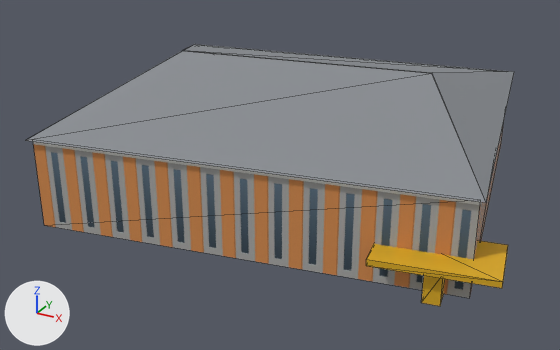
The glTF model public/models/fengyun_juchang.glb, before and after one commit.
Before and after are seen from a 50 mm camera at (47.3, -91.9, 45.9) aimed at (-0.8, -4.6, 2.2). Every picture has the same lights, and +X, +Y and +Z are marked at lower left. The older version comes first. Mesh edges are drawn as thin lines. Vertices at exactly the same position are counted once.

The older version as bpy lines, for what is in view:
```python
me_风云剧场 = bpy.data.meshes.new('风云剧场')
me_风云剧场.from_pydata(...)  # 32 vertices, 38 faces; spans x -31.4..34.5, y -29.5..29.5, z 0.0..17.6
# faces by material slot: [8, 2, 8, 20]
me_风云剧场.materials.append(mat_theater)
me_风云剧场.materials.append(mat_roof_flat)  # grey #b9bbb7
me_风云剧场.materials.append(mat_roof_gray)  # grey #8f9398
me_风云剧场.materials.append(mat_yellow)  # yellow #e6b422
ob_风云剧场 = bpy.data.objects.new('风云剧场', me_风云剧场)
ob_风云剧场.location = (0.0, 0.0, 0.0)
```
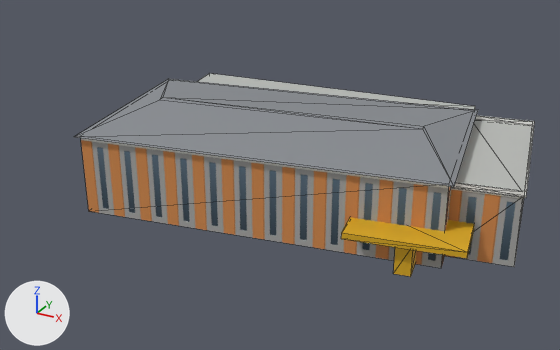
What differs and where, as boxes (x1, y1, x2, y2) in the pictures (560 x 350 px; the box of a moved part takes in the faces that stretch with it):
'风云剧场', reshaped (22% shorter): before (25, 44, 514, 306); after (75, 73, 535, 277)
part 1 of me_风云剧场, moved or reshaped: before (366, 241, 508, 288); after (341, 217, 475, 258)
part 2 of me_风云剧场, moved or reshaped: before (422, 275, 445, 306); after (393, 247, 416, 277)
part 3 of me_风云剧场, rebuilt: before (33, 51, 504, 298); after (81, 138, 451, 268)
part 4 of me_风云剧场, added: after (451, 115, 535, 198)
part 5 of me_风云剧场, cut back: before (25, 44, 514, 203); after (75, 73, 532, 267)

The change in detail:
Material 'white' (mat_white) is new.
Its base color is (0.888, 0.888, 0.855) (white #f2f2ee).
Its roughness is 0.8.
me_风云剧场 is used by ob_风云剧场; location (0.0, 0.0, 0.0).
me_风云剧场 had 32 vertices, 38 faces and spanned x -31.4..34.5, y -29.5..29.5, z 0.0..17.6.
me_风云剧场 now has 68 vertices, 88 faces and spans x -25.1..33.6, y -23.6..18.7, z 0.0..12.2.
me_风云剧场 part 1: the loose piece of 8 vertices spanning x 19.3..34.5, y -24.7..-14.4, z 4.0..4.8 is moved by (-4.8, 4.2, 0.0).
me_风云剧场 part 2: the loose piece of 8 vertices spanning x 25.6..28.4, y -22.7..-17.4, z 0.0..4.0 is moved by (-4.8, 4.2, 0.0).
me_风云剧场 part 3: the loose piece of 8 vertices spanning x -30.7..30.7, y -28.8..28.8, z 0.0..11.8 is rebuilt with 8 vertices and now spans x -24.4..26.0, y -22.9..11.0, z 0.0..10.7, in mat_theater.
me_风云剧场 part 4: a new loose piece of 16 vertices spanning x 20.5..33.6, y -12.0..13.6, z 9.0..9.7, in mat_white (white #f2f2ee).
Part 5, on me_风云剧场:
8 vertices are removed from x -31.4..31.4, y -29.5..29.5, z 11.8..17.6.
8 faces are deleted.
22 vertices are added at x -25.1..33.3, y -23.6..18.7, z 0.0..12.2.
6 new vertices lie (0.0, 0.0, 8.8) away from vertices in x -24.7..25.7, y -19.5..18.7, z 0.0.
20 new faces join them, mat_theater.
6 new faces join them, mat_roof_flat (grey #b9bbb7).
10 new faces join them, mat_roof_gray (grey #8f9398).
me_风云剧场 gains material mat_white (white #f2f2ee).
